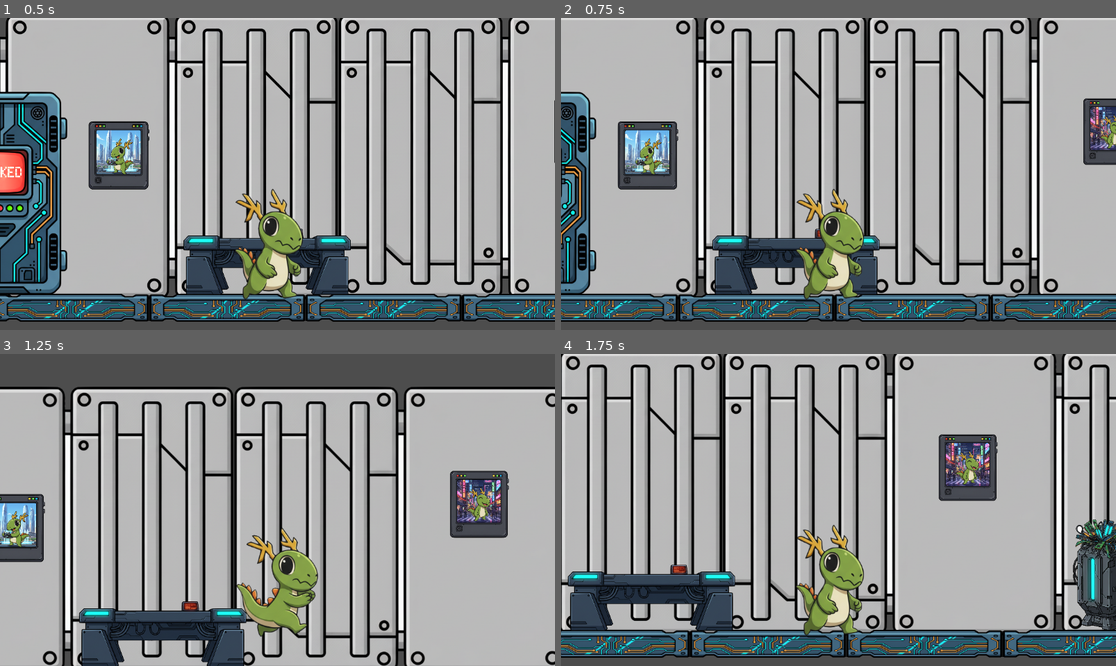
Above: before the commit, frames 1-4 (two rows, left to right).
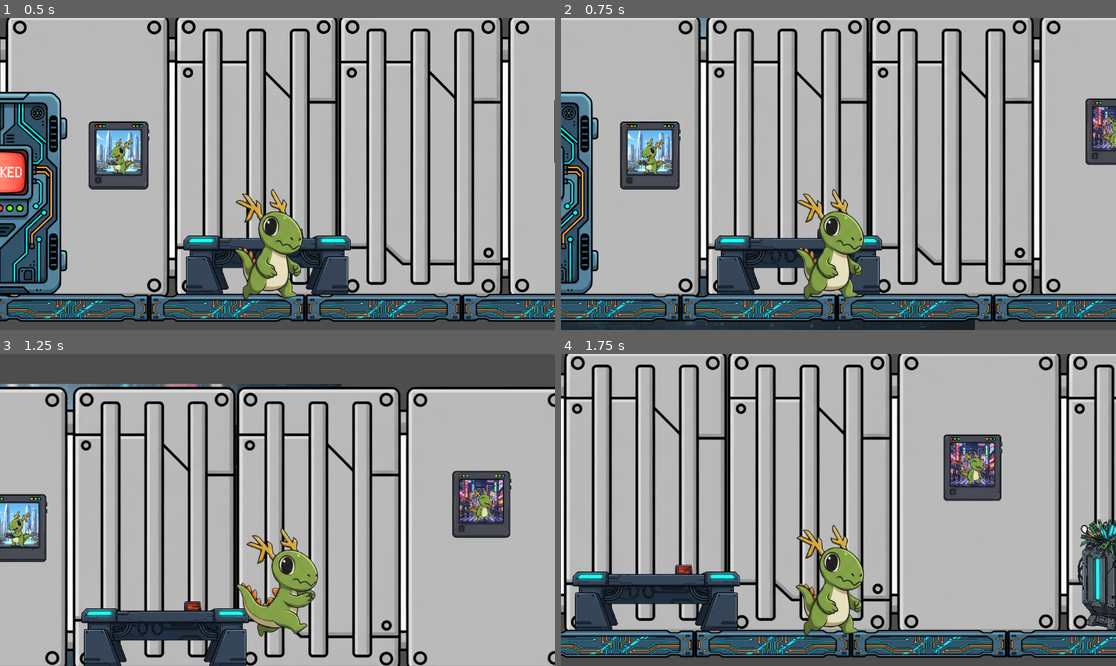
Above: after the commit, the same moments.

Repository: tcanabrava/konquigame
Game: Godot game, scene res://scenarios/KonquiOffice/konqui_office.tscn
The game is run twice, just before and just after one commit, with the same random seed, the same clock (stepped at 60 frames per second) and the same inputs. This scene is started directly instead of the project's main scene.
Inputs:
- Up to frame 1 (0.5 s): no input
- Up to frame 2 (0.75 s): tap Enter (run) at 0.5 s; hold Right (right) from 0.53 s (still down); tap I (profile, bound only after the commit) at 0.6 s
- Up to frame 3 (1.25 s): keep holding Right (right); tap Space (jump) at 0.77 s
- Up to frame 4 (1.75 s): keep holding Right (right); tap Alt (attack) at 1.35 s; tap Space (jump) at 1.52 s; tap I (profile, bound only after the commit) at 1.55 s

Frame 1 is identical in both runs. In frame 2, 29% of the frame differs, in the area x 0-100%, y 0-100%; in frame 3, 23%; in frame 4, 37%, in the area x 0-100%, y 0-98%.

Commit message:
Start of the Profile code

Diff:
--- a/godot-4.5/konqui/konqui.gd
+++ b/godot-4.5/konqui/konqui.gd
@@ -12,6 +12,9 @@
 const WALKING_SPEED: float = 300.0
 const RUNNING_SPEED: float = 200.0
 const WALL_DRAG_FALL_SPEED: float = 20.0
+
+const PROFILE_SCENE: PackedScene = preload("uid://gpi8gwa5sddr")
+var profile_scene: Node = null
 
 var GRAVITY: float = ProjectSettings.get_setting("physics/2d/default_gravity")
 
@@ -248,7 +251,25 @@
 			m_is_dragging = false
 			m_disable_fall = false
 
+func handle_profile() -> void:
+	print("Handle profile called")
+	if profile_scene is Node:
+		print("Profile exists, toggling visibility")
+		profile_scene.visible = not profile_scene.visible
+		return
+
+	print("Profile does not exist, instantiating")
+	profile_scene = PROFILE_SCENE.instantiate()
+	get_tree().root.get_child(0).add_child(profile_scene)
+	profile_scene.visible = true
+	return
+
+
 func _physics_process(delta: float) -> void:
+	if Input.is_action_just_pressed("profile"):
+		handle_profile()
+		return
+
 	if Input.is_action_just_pressed("fakedeath"):
 		handle_death()
 		return
@@ -274,7 +295,6 @@
 	calc_horizontal_velocity(delta)
 	apply_animation()
 
-	print(m_disable_fall)
 	if not m_disable_fall:
 		velocity.y += delta * GRAVITY
 
--- /dev/null
+++ b/godot-4.5/profile/item_button.tscn
@@ -0,0 +1,5 @@
+[gd_scene format=3 uid="uid://o5x1y2b02bk8"]
+
+[node name="ItemButton" type="TextureButton" unique_id=318128078]
+custom_minimum_size = Vector2(60, 60)
+custom_maximum_size = Vector2(60, 60)
--- /dev/null
+++ b/godot-4.5/profile/profile.tscn
@@ -0,0 +1,69 @@
+[gd_scene format=3 uid="uid://gpi8gwa5sddr"]
+
+[ext_resource type="Texture2D" uid="uid://dbg614smctiry" path="res://profile/cyberpunk-profile.png" id="1_apnpl"]
+[ext_resource type="Texture2D" uid="uid://b6d0nvtc3bj47" path="res://profile/default_konqii.png" id="2_uh4y1"]
+[ext_resource type="PackedScene" uid="uid://o5x1y2b02bk8" path="res://profile/item_button.tscn" id="3_v0msp"]
+
+[node name="CyberpunkProfile" type="TextureRect" unique_id=235255877]
+scale = Vector2(0.87239575, 0.8723958)
+texture = ExtResource("1_apnpl")
+
+[node name="DefaultKonqii" type="TextureRect" parent="." unique_id=2097105972]
+layout_mode = 0
+offset_left = 280.83582
+offset_top = 198.30446
+offset_right = 530.8358
+offset_bottom = 615.30444
+texture = ExtResource("2_uh4y1")
+
+[node name="Label" type="Label" parent="." unique_id=127272442]
+layout_mode = 0
+offset_left = 109.75513
+offset_top = 93.99403
+offset_right = 431.85663
+offset_bottom = 197.1582
+text = "Item Description"
+
+[node name="GridContainer" type="GridContainer" parent="." unique_id=1705371145]
+layout_mode = 0
+offset_left = 109.75516
+offset_top = -167.35518
+offset_right = 431.85666
+offset_bottom = 83.67764
+columns = 4
+
+[node name="ItemButton_01" parent="GridContainer" unique_id=318128078 instance=ExtResource("3_v0msp")]
+layout_mode = 2
+
+[node name="ItemButton_02" parent="GridContainer" unique_id=94268888 instance=ExtResource("3_v0msp")]
+layout_mode = 2
+
+[node name="ItemButton_03" parent="GridContainer" unique_id=1832693269 instance=ExtResource("3_v0msp")]
+layout_mode = 2
+
+[node name="ItemButton_04" parent="GridContainer" unique_id=631468167 instance=ExtResource("3_v0msp")]
+layout_mode = 2
+
+[node name="ItemButton_05" parent="GridContainer" unique_id=933559350 instance=ExtResource("3_v0msp")]
+layout_mode = 2
+
+[node name="ItemButton_06" parent="GridContainer" unique_id=1947488873 instance=ExtResource("3_v0msp")]
+layout_mode = 2
+
+[node name="ItemButton_07" parent="GridContainer" unique_id=358535413 instance=ExtResource("3_v0msp")]
+layout_mode = 2
+
+[node name="ItemButton_08" parent="GridContainer" unique_id=571790772 instance=ExtResource("3_v0msp")]
+layout_mode = 2
+
+[node name="ItemButton_09" parent="GridContainer" unique_id=1392095555 instance=ExtResource("3_v0msp")]
+layout_mode = 2
+
+[node name="ItemButton_10" parent="GridContainer" unique_id=2125354148 instance=ExtResource("3_v0msp")]
+layout_mode = 2
+
+[node name="ItemButton_11" parent="GridContainer" unique_id=2019286802 instance=ExtResource("3_v0msp")]
+layout_mode = 2
+
+[node name="ItemButton_12" parent="GridContainer" unique_id=1037938357 instance=ExtResource("3_v0msp")]
+layout_mode = 2
--- a/godot-4.5/project.godot
+++ b/godot-4.5/project.godot
@@ -62,6 +62,11 @@
 "events": [Object(InputEventKey,"resource_local_to_scene":false,"resource_name":"","device":-1,"window_id":0,"alt_press …(192 unchanged characters)…
 ]
 }
+profile={
+"deadzone": 0.2,
+"events": [Object(InputEventKey,"resource_local_to_scene":false,"resource_name":"","device":-1,"window_id":0,"alt_pressed":false,"shift_pressed":false,"ctrl_pressed":false,"meta_pressed":false,"pressed":false,"keycode":0,"physical_keycode":73,"key_label":0,"unicode":105,"location":0,"echo":false,"script":null)
+]
+}
 
 [physics]
 
Binary file added: godot-4.5/profile/cyberpunk-profile.png
Not shown, added: godot-4.5/profile/cyberpunk-profile.png.import
Binary file added: godot-4.5/profile/wild-west-profile.png
Not shown, added: godot-4.5/profile/wild-west-profile.png.import
Not shown, added: godot-4.5/.directory
